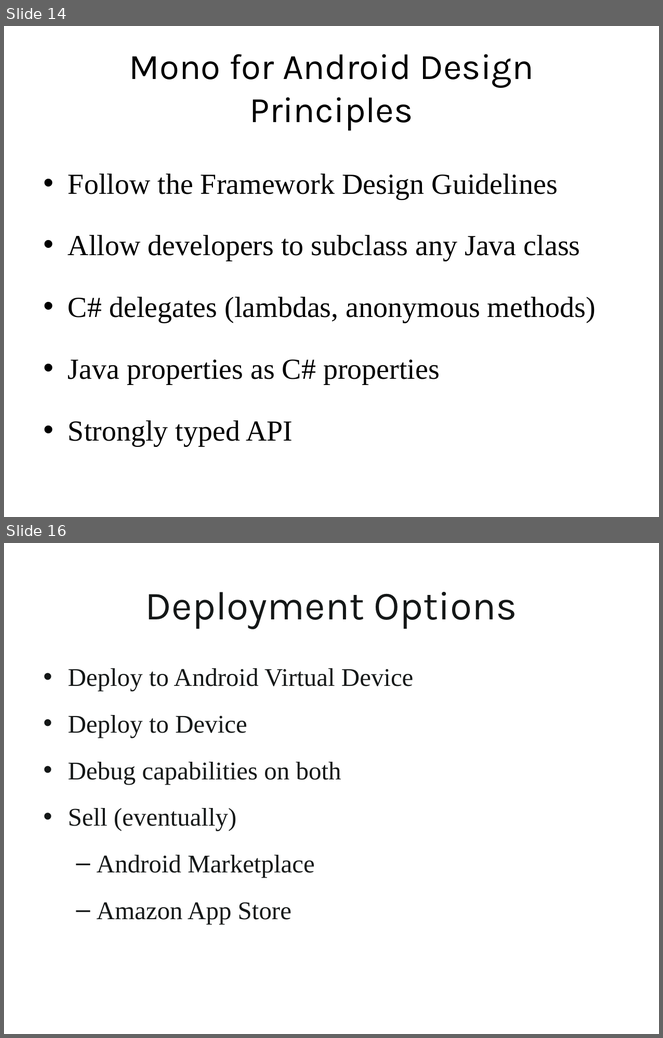
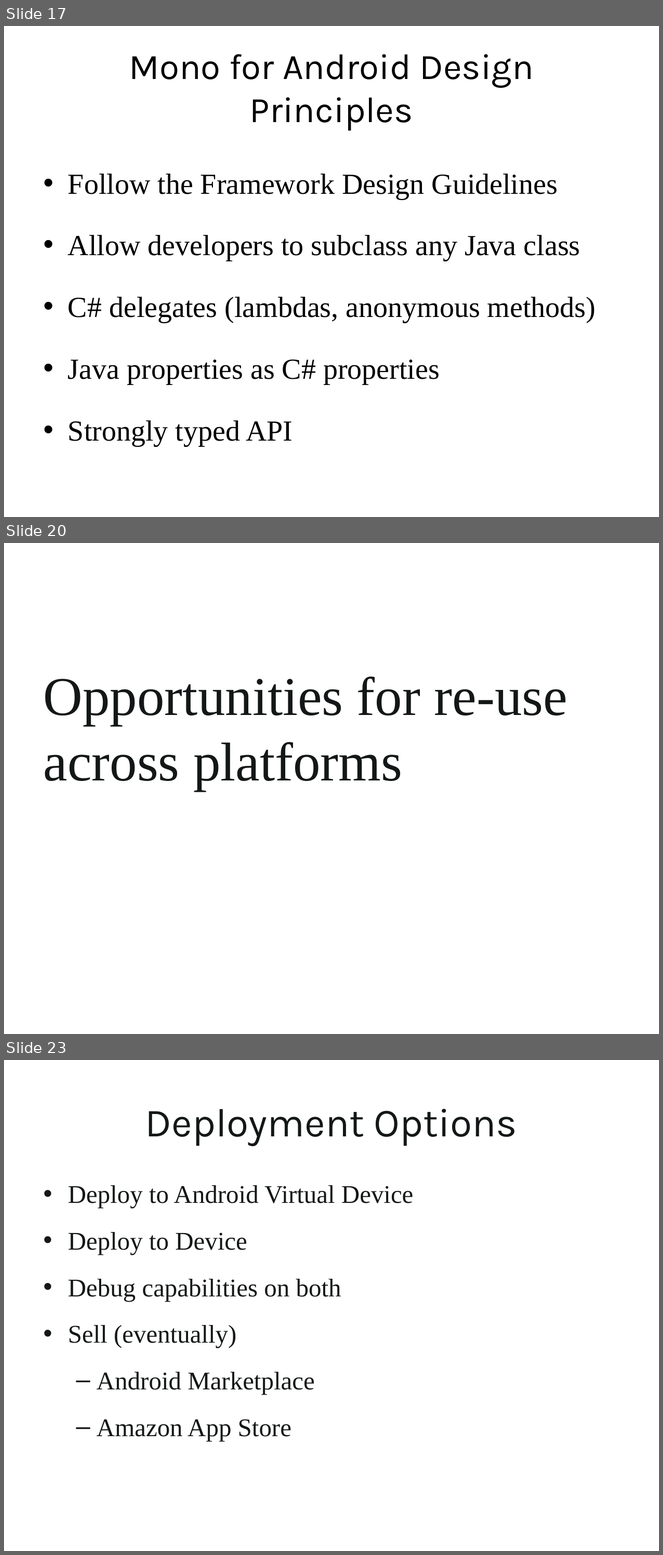
Before and after one commit to kevinmcmahon/MonoDroid101, a slide deck: slides/Monodroid101.pptx. Shown one above the other, each under a label of ours: slides 14 and 16 before the commit, slides 17, 20 and 23 after it; the slides between them are not shown. The pictures are 663x1038 and 663x1555 pixels, drawn with LibreOffice and Linux fonts; fonts in the diff are those of the drawing; background and template pictures are left out. Boxes give left, top, right and bottom in pixels: in the first picture for what was removed or moved away, otherwise in the second. Text is boxed around its words. In the diff, an @@ line names an element or a change of style, - is before the commit and + after.

```diff
--- a/slides/Monodroid101.pptx
+++ b/slides/Monodroid101.pptx
@@ slide 20 added at [4, 543, 659, 1034], background picture (left out) @@
@@ text added at [44, 677, 568, 791], 60 pt, text #141717 @@
+Opportunities for re-use across platforms
@@ what was slide 14 is now slide 17 @@
@@ what was slide 16 is now slide 23 @@
```
Also in this commit, not shown: 1 slide changed, 6 other slides added, 4 other files.
